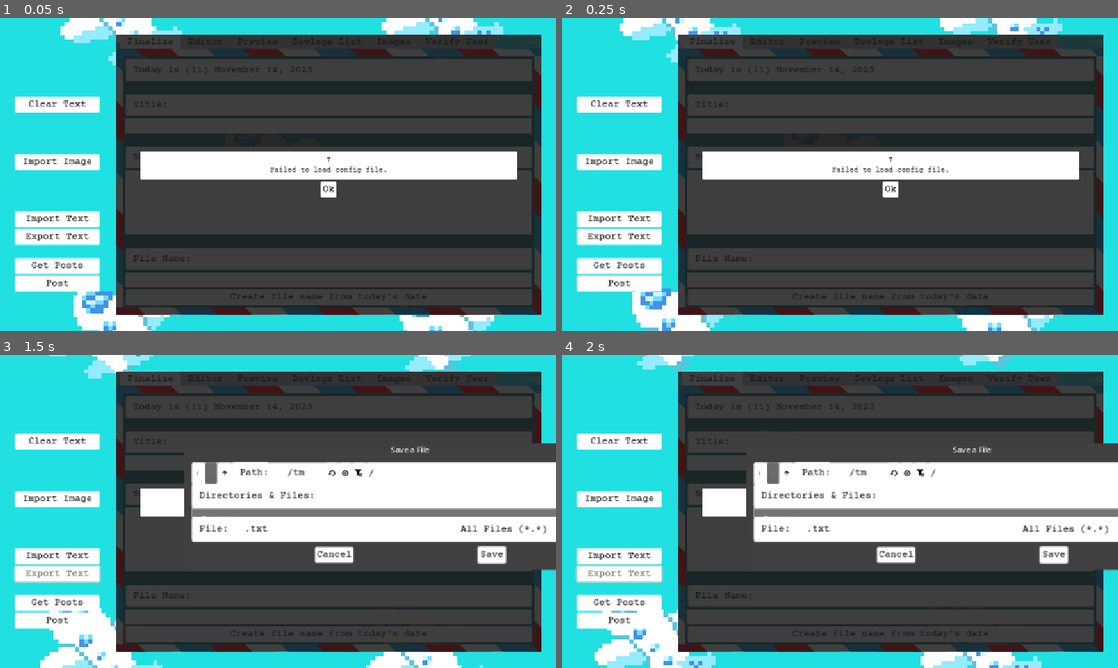
Above: before the commit, frames 1-4 (two rows, left to right).
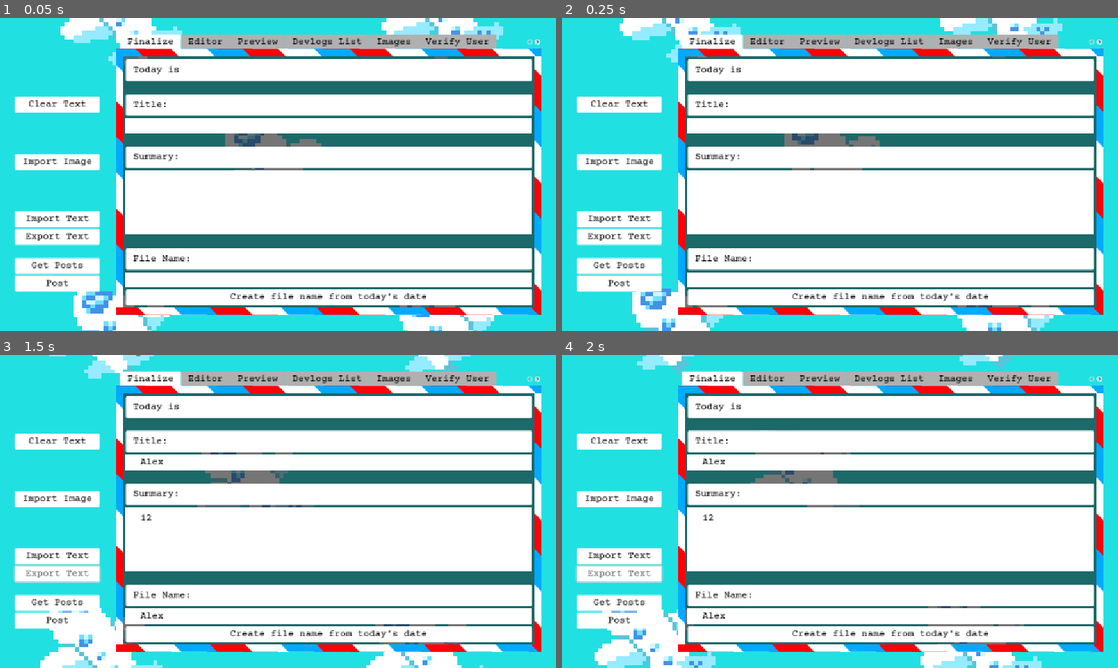
Above: after the commit, the same moments.

Repository: jennyton88/devlogs-maker
Game: Godot game, scene res://scenes/devlogs.tscn
Two runs of this game, one before a commit and one after it. Both use one fixed random seed, a clock stepped at 60 frames per second and the inputs below.
Inputs (mouse positions are in pixels of both pictures, inside the frame that each line leads up to):
- Up to frame 1 (0.05 s): no input
- Up to frame 2 (0.25 s): no input
- Up to frame 3 (1.5 s): click (328, 461) at 0.52 s; type "Alex" at 0.6 s; click (328, 539) at 0.75 s; type "12" at 0.83 s; click (328, 617) at 0.98 s; type "Alex" at 1.07 s; click "Export Text" at 1.25 s
- Up to frame 4 (2 s): no input

The runs differ from the first frame. In frame 1, 63% of the frame differs, in the area x 20-98%, y 5-95%; in frame 2, 63%; in frame 3, 59%; in frame 4, 58%.
Error after the commit: Parse Error: Function "save_post_files()" not found in base self. (res://scripts/working_file.gd:40)

Commit message:
update export file to create folder and save text, images to that folder (not exporting through file dialog)

Diff:
--- a/scripts/devlogs.gd
+++ b/scripts/devlogs.gd
@@ -183,7 +183,15 @@
 
 
 func _on_export_file():
-	file_dialog.export_file(finalize.get_filename(), text_preview.get_text());
+	if (finalize.get_filename() == ""):
+		workspace_container.create_notif_popup("You haven't named your file yet!");
+		return;
+
+	file_dialog.export_file(
+		finalize.get_filename(),
+		text_preview.get_text(),
+		text_preview.process_post_for_imgs(images.img_list)
+	);
 
 
 func _on_import_file():
--- a/scripts/working_file.gd
+++ b/scripts/working_file.gd
@@ -7,7 +7,6 @@
 
 signal create_notif_popup(msg);
 
-var text_to_save = "";
 var curr_file_mode = "";
 
 func startup():
@@ -27,13 +26,20 @@
 	show();
 
 
-func export_file(filename: String, file_text: String):
-	text_to_save = file_text;
+func export_file(filename: String, file_text: String, file_img_paths: Array[String]):
 	var download_path = OS.get_system_dir(OS.SystemDir.SYSTEM_DIR_DOWNLOADS);
 
-	current_path = download_path + "/" + filename + ".txt";
-	file_mode = FileDialog.FileMode.FILE_MODE_SAVE_FILE;
-	show();
+	var dir_access = DirAccess.open(download_path);
+
+	var folder_name = filename.replace("." + filename.get_extension(), "");
+	if (!dir_access.dir_exists(folder_name)):
+		var error = dir_access.make_dir(folder_name);
+		if (error != OK):
+			create_notif_popup.emit("Error %d\nFailed to create folder!" % error);
+		else:
+			save_post_files(download_path, folder_name, filename, file_text, file_img_paths);
+	else:
+		ask_to_overwrite_files(download_path, folder_name, filename, file_text, file_img_paths);
 
 
 func import_image():
@@ -108,10 +114,6 @@
 					# specific to website removing public folder path
 					collected_img.emit(tex, img_path.replace("public", "") + "/" + filename, img_path);
 					return;
-	else: # export
-		var txt_file = FileAccess.open(path, FileAccess.WRITE);
-		txt_file.store_string(text_to_save);
-		text_to_save = "";
 
 
 func check_file_name(curr_file_name: String) -> String:
